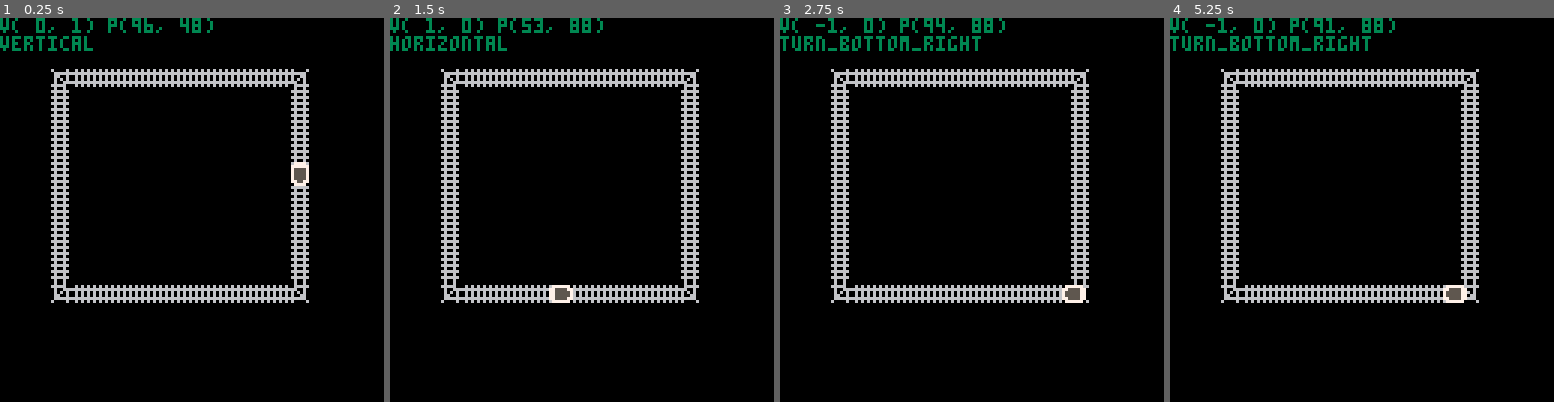
Above: before the commit, frames 1-4 (left to right).
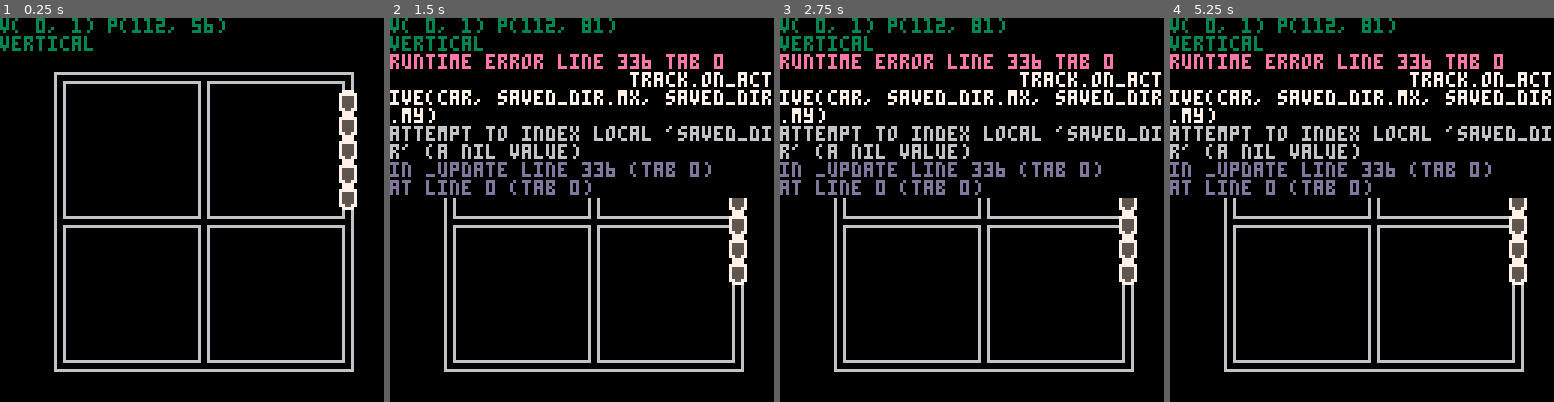
Above: after the commit, the same moments.

Repository: TylerStein/meeble-makes-carts
Game: PICO-8 cartridge train.p8
Two runs of this game, one before a commit and one after it. Both use one fixed random seed, a clock stepped at 60 frames per second and the inputs below.
Inputs:
- Up to frame 1 (0.25 s): no input
- Up to frame 2 (1.5 s): tap X (X key) at 1.07 s
- Up to frame 3 (2.75 s): hold Left 1.97-2.37 s; tap X (X key) at 2.07, 2.4, 2.73 s; hold Down from 2.42 s (still down)
- Up to frame 4 (5.25 s): release Down at 2.82 s; hold Right 2.87-3.53 s; tap X (X key) every 0.33 s from 3.07 to 5.07 s; hold Up 3.58-4.08 s; hold Right 4.13-4.53 s; hold Down 4.58-5.08 s; hold Left from 5.13 s (still down)

The runs differ from the first frame. In frame 1, 11% of the frame differs, in the area x 13-93%, y 0-93%; in frame 2, 19%; in frame 3, 20%, in the area x 0-100%, y 0-93%; in frame 4, 20%.
Error after the commit: runtime error line 336 tab 0; track.on_active(car, saved_dir.mx, saved_dir.my); attempt to index local 'saved_dir' (a nil value)

Commit message:
train wip - interactive tracks, multi car

Diff:
--- a/train.p8
+++ b/train.p8
@@ -3,116 +3,227 @@
 __lua__
 
 -- sprites
-trains_up = 7
-trains_right = 8
-trains_down = 9
-trains_left = 10
-
--- train
-train = {
-    x = 0,
-    y = 0,
-    vx = 0,
-    vy = 0,
-    spr = trains_up,
-    last_track_name = "",
-    set_direction = function(self, x, y)
-        self.vx = x
-        self.vy = y
-        if x > 0 then
-            self.spr = trains_right
-        elseif x < 0 then
-            self.spr = trains_left
-        elseif y > 0 then
-            self.spr = trains_down
-        elseif y < 0 then
-            self.spr = trains_up
-        end
-    end
-}
+trains_up = 1
+trains_right = 2
+trains_down = 17
+trains_left = 18
+
+function rnddir()
+    if rnd(1) then
+        return 1
+    else
+        return -1
+    end
+end
 
 -- track pieces
 track_vert = {
-    spr = 1,
+    spr = 19,
     name = 'vertical',
-    on_active = function(train)
+    on_active = function(train, mx, my)
         if train.vy >= 0 then
             train:set_direction(0, 1)
         else
             train:set_direction(0, -1)
         end
+        return { mx = mx, my = my }
     end
 }
 
 track_horiz = {
-    spr = 2,
+    spr = 4,
     name = 'horizontal',
-    on_active = function(train)
+    on_active = function(train, mx, my)
         if train.vx >= 0 then
             train:set_direction(1, 0)
         else
             train:set_direction(-1, 0)
         end
+        return { mx = mx, my = my }
     end
 }
 
 track_tl = {
     spr = 3,
     name = 'turn_top_left',
-    on_active = function(train)
+    on_active = function(train, mx, my)
         if train.vy < 0 then
             train:set_direction(1, 0)
         else
             train:set_direction(0, 1)
         end
+        return { mx = mx, my = my }
     end
 }
 
 track_tr = {
-    spr = 4,
+    spr = 5,
     name = 'turn_top_right',
-    on_active = function(train)
+    on_active = function(train, mx, my)
         if train.vy < 0 then
             train:set_direction(-1, 0)
         else
             train:set_direction(0, 1)
         end
+        return { mx = mx, my = my }
     end
 }
 
 track_br = {
-    spr = 5,
+    spr = 37,
     name = 'turn_bottom_right',
-    on_active = function(train)
+    on_active = function(train, mx, my)
         if train.vy > 0 then
             train:set_direction(-1, 0)
         else
             train:set_direction(0, -1)
         end
+        return { mx = mx, my = my }
     end
 }
 
 
 track_bl = {
-    spr = 6,
+    spr = 35,
     name = 'turn_bottom_left',
-    on_active = function(train)
+    on_active = function(train, mx, my)
         if train.vy > 0 then
             train:set_direction(1, 0)
         else
             train:set_direction(0, -1)
         end
+        return { mx = mx, my = my }
+    end
+}
+
+track_four = {
+    spr = 23,
+    name = 'four_intersect',
+    is_interactive = true,
+    on_active = function(train, mx, my)
+        if train.vy != 0 and mx != 0 then
+            train:set_direction(mx, 0)
+        elseif train.vx != 0 and my != 0 then
+            train:set_direction(0, my)
+        end
+        return { mx = mx, my = my }
+    end
+}
+
+track_3_top = {
+    spr = 7,
+    name = 't_intersect_top',
+    is_interactive = true,
+    on_active = function(train, mx, my)
+        if train.vy < 0 then
+            if mx == 0 then mx = rnddir() end
+            train:set_direction(mx, 0)
+        elseif train.vx != 0 and my > 0 then
+            train:set_direction(0, 1)
+        end
+        return { mx = mx, my = my }
+    end
+}
+
+track_3_bottom = {
+    spr = 39,
+    name = 't_intersect_bottom',
+    is_interactive = true,
+    on_active = function(train, mx, my)
+        if train.vy > 0 then
+            if mx == 0 then mx = rnddir() end
+            train:set_direction(mx, 0)
+        elseif train.vx != 0 and my < 0 then
+            train:set_direction(0, -1)
+        end
+        return { mx = mx, my = my }
+    end
+}
+
+track_3_left = {
+    spr = 22,
+    name = 't_intersect_left',
+    is_interactive = true,
+    on_active = function(train, mx, my)
+        if train.vx < 0 then
+            if my == 0 then my = rnddir() end
+            train:set_direction(0, my)
+        elseif train.vy != 0 and mx > 0 then
+            train:set_direction(1, 0)
+        end
+        return { mx = mx, my = my }
+    end
+}
+
+track_3_right = {
+    spr = 24,
+    name = 't_intersect_right',
+    is_interactive = true,
+    on_active = function(train, mx, my)
+        if train.vx > 0 then
+            if my == 0 then my = rnddir() end
+            train:set_direction(0, my)
+        elseif train.vy != 0 and mx < 0 then
+            train:set_direction(-1, 0)
+        end
+        return { mx = mx, my = my }
     end
 }
 
 track_by_spr = {
-    [1] = track_vert,
-    [2] = track_horiz,
-    [3] = track_tl,
-    [4] = track_tr,
-    [5] = track_br,
-    [6] = track_bl
-}
+    [track_vert.spr] = track_vert,
+    [track_horiz.spr] = track_horiz,
+    [track_tl.spr] = track_tl,
+    [track_tr.spr] = track_tr,
+    [track_br.spr] = track_br,
+    [track_bl.spr] = track_bl,
+    [track_four.spr] = track_four,
+    [track_3_top.spr] = track_3_top,
+    [track_3_bottom.spr] = track_3_bottom,
+    [track_3_left.spr] = track_3_left,
+    [track_3_right.spr] = track_3_right,
+}
+
+train_cars = {}
+intersections = {}
+
+function init_train_car()
+    return {
+        x = 0,
+        y = 0,
+        vx = 0,
+        vy = 0,
+        spr = trains_up,
+        last_track = -1,
+        set_direction = function(self, x, y)
+            self.vx = x
+            self.vy = y
+            if x > 0 then
+                self.spr = trains_right
+            elseif x < 0 then
+                self.spr = trains_left
+            elseif y > 0 then
+                self.spr = trains_down
+            elseif y < 0 then
+                self.spr = trains_up
+            end
+        end
+    }
+end
+
+function set_intersection_dir(x, y, mx, my)
+    if x >= 0 and x <= 14 and y >= 0 and y <= 14 then
+        local key = x + y * 14
+        intersections[key] = { mx = mx, my = my }
+    end
+end
+
+function get_intersection_dir(x, y)
+    if x >= 0 and x <= 14 and y >= 0 and y <= 14 then
+        local key = x + y * 14
+        return intersections[key]
+    end
+end
 
 function get_track_type(spr)
     return track_by_spr[spr]
@@ -127,24 +238,49 @@
     return get_track_on_tile(flr(x / 8), flr(y / 8))
 end
 
-function reset()
+function get_random_track()
     local all_tracks = {}
     for i = 0, 14 do
         for j = 0, 14 do
             local t = get_track_on_tile(i, j)
             if t then
-                add(all_tracks, { x = i, y = j, t = t })
+                add(all_tracks, { x = i, y = j, data = t })
             end
         end
     end
 
-    local tile = rnd(all_tracks)
-    assert(tile)
-
-    train.x = tile.x * 8
-    train.y = tile.y * 8
-    tile.t.on_active(train)
-    train.last_track_name = tile.t.name
+    return rnd(all_tracks)
+end
+
+function get_car_idx_on_tile(x, y)
+    for i, car in ipairs(train_cars) do
+        if x == flr(car.x / 8) and y == flr(car.y / 8) then
+            return i
+        end
+    end
+end
+
+function reset()
+    track = get_random_track()
+    train_cars = {}
+
+    local front = init_train_car()
+    front.x = track.x * 8
+    front.y = track.y * 8
+    track.data.on_active(front)
+    front.last_track = track.data.spr
+
+    -- populate tailing cars
+    for i = 0, 4 do
+        local car = init_train_car()
+        car.x = front.x + ((front.vx * -8) * (i + 1))
+        car.y = front.y + ((front.vy * -8) * (i + 1))
+        car.spr = front.spr
+        car.last_track = front.last_track
+        car.vx = front.vx
+        car.vy = front.vy
+        add(train_cars, car)
+    end
 end
 
 function _init()
@@ -156,34 +292,89 @@
         reset()
     end
 
-    local dx = 0
-    local dy = 0
-
-    if train.vx < 0 then
-        dx = 7
-    end
-
-    if train.vy < 0 then
-        dy = 7
-    end
-
-    local track = get_track_at(train.x + dx, train.y + dy)
-    if track and track.name != train.last_track_name then
-        track.on_active(train)
-        train.last_track_name = track.name
-    end
-
-    train.x += train.vx
-    train.y += train.vy
+    local mx = 0
+    if btn(➡️) then mx = 1
+    elseif btn(⬅️) then mx = -1 end
+
+    local my = 0
+    if btn(⬆️) then my = -1
+    elseif btn(⬇️) then my = 1 end
+
+    local first = true
+    local add_move = nil
+    for car in all(train_cars) do
+        local dx = 0
+        local dy = 0
+
+        if car.vx < 0 then dx = 7 end
+        if car.vy < 0 then dy = 7 end
+
+        -- what tile is the car entering this frame
+        local tilex = flr((car.x + dx) / 8)
+        local tiley = flr((car.y + dy) / 8)
+
+        local track = get_track_on_tile(tilex, tiley)
+
+        if track and track.spr != car.last_track then
+            -- car hit a new track type
+            car.last_track = track.spr
+
+            if first then
+                if get_car_idx_on_tile(tilex, tiley) > 1 then
+                    -- collided with self
+                    reset()
+                end
+
+                -- apply track effect to front
+                local dir = track.on_active(car, mx, my)
+
+                if track.is_interactive then
+                    -- save input setting if track is interactive
+                    set_intersection_dir(tilex, tiley, dir.mx, dir.my)
+                end
+            else
+                if track.is_interactive then
+                    -- read input setting if track is interactive
+                    local saved_dir = get_intersection_dir(tilex, tiley)
+                    track.on_active(car, saved_dir.mx, saved_dir.my)
+                else
+                    -- no input read required
+                    track.on_active(car, 0, 0)
+                end
+            end
+        end
+
+        car.x += car.vx
+        car.y += car.vy
+
+        first = false
+    end
 end
 
 function _draw()
     cls()
     map(0, 0, 0, 0, 15, 15)
-    spr(train.spr, train.x, train.y)
-    print("v( " .. train.vx .. ", " .. train.vy .. ") p(" .. train.x .. ", " .. train.y .. ")", 0, 0, 3)
-    print(train.last_track_name, 0, 6, 3)
-end
+    for c in all(train_cars) do
+        spr(c.spr, c.x, c.y)
+    end
+    print("v( " .. train_cars[1].vx .. ", " .. train_cars[1].vy .. ") p(" .. train_cars[1].x .. ", " .. train_cars[1].y .. ")", 0, 0, 3)
+    print(track_by_spr[train_cars[1].last_track].name, 0, 6, 3)
+end
+…(15 lines of a section not shown)…
 
 
 
@@ -196,13 +387,16 @@
 __map__
 0000000000000000000000000000000000000000000000000000000000000000000000000000000000000000000000000000000000000000000000000000000000000000000000000000000000000000000000000000000000000000000000000000000000000000000000000000000000000000000000000000000000000000
 0000000000000000000000000000000000000000000000000000000000000000000000000000000000000000000000000000000000000000000000000000000000000000000000000000000000000000000000000000000000000000000000000000000000000000000000000000000000000000000000000000000000000000
-0000030202020202020202020400000000000000000000000000000000000000000000000000000000000000000000000000000000000000000000000000000000000000000000000000000000000000000000000000000000000000000000000000000000000000000000000000000000000000000000000000000000000000
-0000010000000000000000000100000000000000000000000000000000000000000000000000000000000000000000000000000000000000000000000000000000000000000000000000000000000000000000000000000000000000000000000000000000000000000000000000000000000000000000000000000000000000
-0000010000000000000000000100000000000000000000000000000000000000000000000000000000000000000000000000000000000000000000000000000000000000000000000000000000000000000000000000000000000000000000000000000000000000000000000000000000000000000000000000000000000000
-0000010000000000000000000100000000000000000000000000000000000000000000000000000000000000000000000000000000000000000000000000000000000000000000000000000000000000000000000000000000000000000000000000000000000000000000000000000000000000000000000000000000000000
-0000010000000000000000000100000000000000000000000000000000000000000000000000000000000000000000000000000000000000000000000000000000000000000000000000000000000000000000000000000000000000000000000000000000000000000000000000000000000000000000000000000000000000
-0000010000000000000000000100000000000000000000000000000000000000000000000000000000000000000000000000000000000000000000000000000000000000000000000000000000000000000000000000000000000000000000000000000000000000000000000000000000000000000000000000000000000000
-0000010000000000000000000100000000000000000000000000000000000000000000000000000000000000000000000000000000000000000000000000000000000000000000000000000000000000000000000000000000000000000000000000000000000000000000000000000000000000000000000000000000000000
-0000010000000000000000000100000000000000000000000000000000000000000000000000000000000000000000000000000000000000000000000000000000000000000000000000000000000000000000000000000000000000000000000000000000000000000000000000000000000000000000000000000000000000
-0000010000000000000000000100000000000000000000000000000000000000000000000000000000000000000000000000000000000000000000000000000000000000000000000000000000000000000000000000000000000000000000000000000000000000000000000000000000000000000000000000000000000000
-0000060202020202020202020500000000000000000000000000000000000000000000000000000000000000000000000000000000000000000000000000000000000000000000000000000000000000000000000000000000000000000000000000000000000000000000000000000000000000000000000000000000000000
+0000030404040404070404040404050000000000000000000000000000000000000000000000000000000000000000000000000000000000000000000000000000000000000000000000000000000000000000000000000000000000000000000000000000000000000000000000000000000000000000000000000000000000
+0000130000000000130000000000130000000000000000000000000000000000000000000000000000000000000000000000000000000000000000000000000000000000000000000000000000000000000000000000000000000000000000000000000000000000000000000000000000000000000000000000000000000000
+0000130000000000130000000000130000000000000000000000000000000000000000000000000000000000000000000000000000000000000000000000000000000000000000000000000000000000000000000000000000000000000000000000000000000000000000000000000000000000000000000000000000000000
+0000130000000000130000000000130000000000000000000000000000000000000000000000000000000000000000000000000000000000000000000000000000000000000000000000000000000000000000000000000000000000000000000000000000000000000000000000000000000000000000000000000000000000
+0000130000000000130000000000130000000000000000000000000000000000000000000000000000000000000000000000000000000000000000000000000000000000000000000000000000000000000000000000000000000000000000000000000000000000000000000000000000000000000000000000000000000000
+0000130000000000130000000000130000000000000000000000000000000000000000000000000000000000000000000000000000000000000000000000000000000000000000000000000000000000000000000000000000000000000000000000000000000000000000000000000000000000000000000000000000000000
+0000160404040404170404040404180000000000000000000000000000000000000000000000000000000000000000000000000000000000000000000000000000000000000000000000000000000000000000000000000000000000000000000000000000000000000000000000000000000000000000000000000000000000
+0000130000000000130000000000130000000000000000000000000000000000000000000000000000000000000000000000000000000000000000000000000000000000000000000000000000000000000000000000000000000000000000000000000000000000000000000000000000000000000000000000000000000000
+0000130000000000130000000000130000000000000000000000000000000000000000000000000000000000000000000000000000000000000000000000000000000000000000000000000000000000000000000000000000000000000000000000000000000000000000000000000000000000000000000000000000000000
+0000130000000000130000000000130000000000000000000000000000000000000000000000000000000000000000000000000000000000000000000000000000000000000000000000000000000000000000000000000000000000000000000000000000000000000000000000000000000000000000000000000000000000
+0000130000000000130000000000130000000000000000000000000000000000000000000000000000000000000000000000000000000000000000000000000000000000000000000000000000000000000000000000000000000000000000000000000000000000000000000000000000000000000000000000000000000000
+0000130000000000130000000000130000000000000000000000000000000000000000000000000000000000000000000000000000000000000000000000000000000000000000000000000000000000000000000000000000000000000000000000000000000000000000000000000000000000000000000000000000000000
+0000230404040404270404040404250000000000000000000000000000000000000000000000000000000000000000000000000000000000000000000000000000000000000000000000000000000000000000000000000000000000000000000000000000000000000000000000000000000000000000000000000000000000
Not shown, changed: 22 lines of the sprite sheet (__gfx__) section of train.p8
